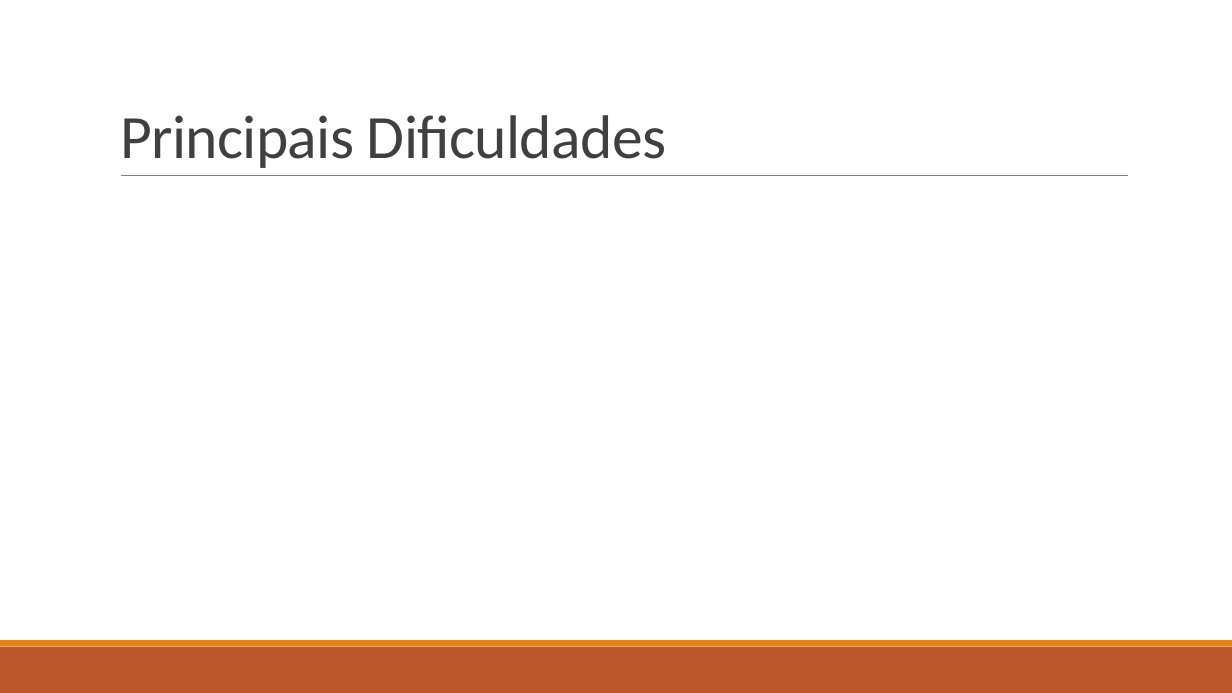
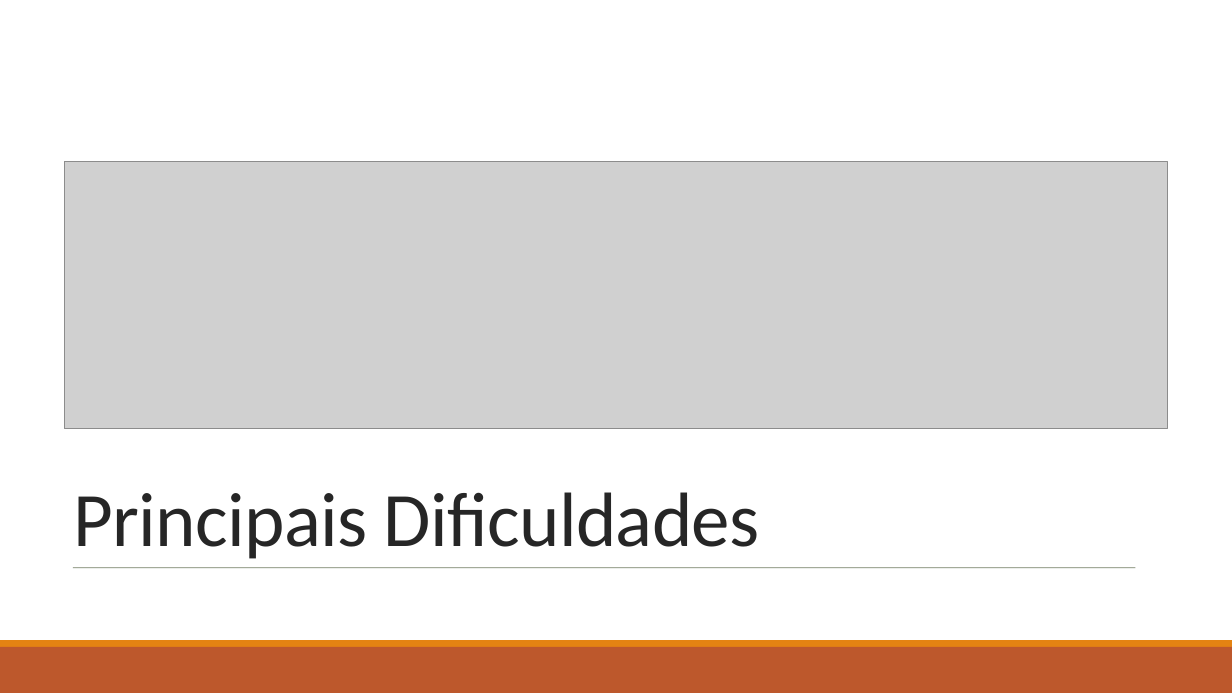
Before and after one commit to Eduarda34/FEUP-DA, a slide deck: slide 10 of Projeto 1 - DA.pptx (slide 5 before the commit). Drawn at 1232x693 pixels with LibreOffice and Linux fonts; fonts in the diff are those of the drawing; grey boxes stand for pictures. Boxes give left, top, right and bottom in pixels: in the first picture for what was removed or moved away, otherwise in the second. Text is boxed around its words. In the diff, an @@ line names an element or a change of style, - is before the commit and + after.

Commit message:
Presentation Slides Done

```diff
--- a/Projeto 1 - DA.pptx
+++ b/Projeto 1 - DA.pptx
@@ rectangle added at (x1=0, y1=0, x2=1232, y2=640), fill #FFFFFF @@
@@ picture added at (x1=64, y1=161, x2=1167, y2=429) @@
@@ line removed from (121, 176) to (1128, 176) @@
@@ title "Principais Dificuldades" moved from (x1=120, y1=115, x2=666, y2=168) to (x1=73, y1=492, x2=760, y2=559) @@
@@ title "Principais Dificuldades" at (x1=73, y1=492, x2=760, y2=559): size 48 to 60 pt, text colour #404040 to #262626 @@
@@ line added from (73, 567) to (1136, 567), #637052 0.5 pt @@
@@ rectangle removed at (x1=0, y1=647, x2=1232, y2=693) @@
@@ rectangle removed at (x1=0, y1=640, x2=1232, y2=647) @@
@@ rectangle added at (x1=0, y1=640, x2=1232, y2=647), fill #E48312 @@
@@ rectangle added at (x1=0, y1=647, x2=1232, y2=693), fill #BD582C @@
```
Also in this commit, not shown: 6 slides added, 1 slide removed.
